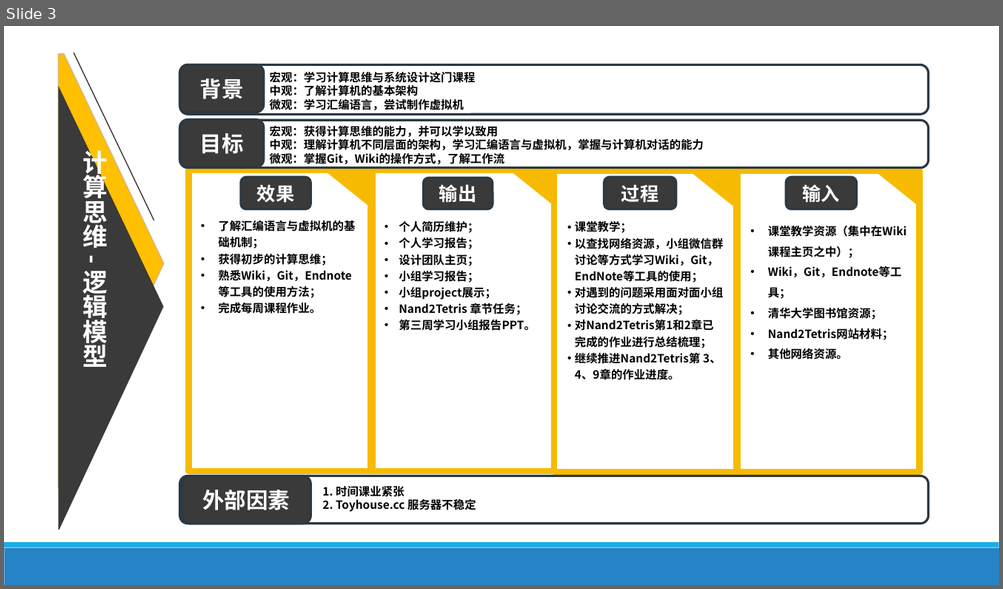
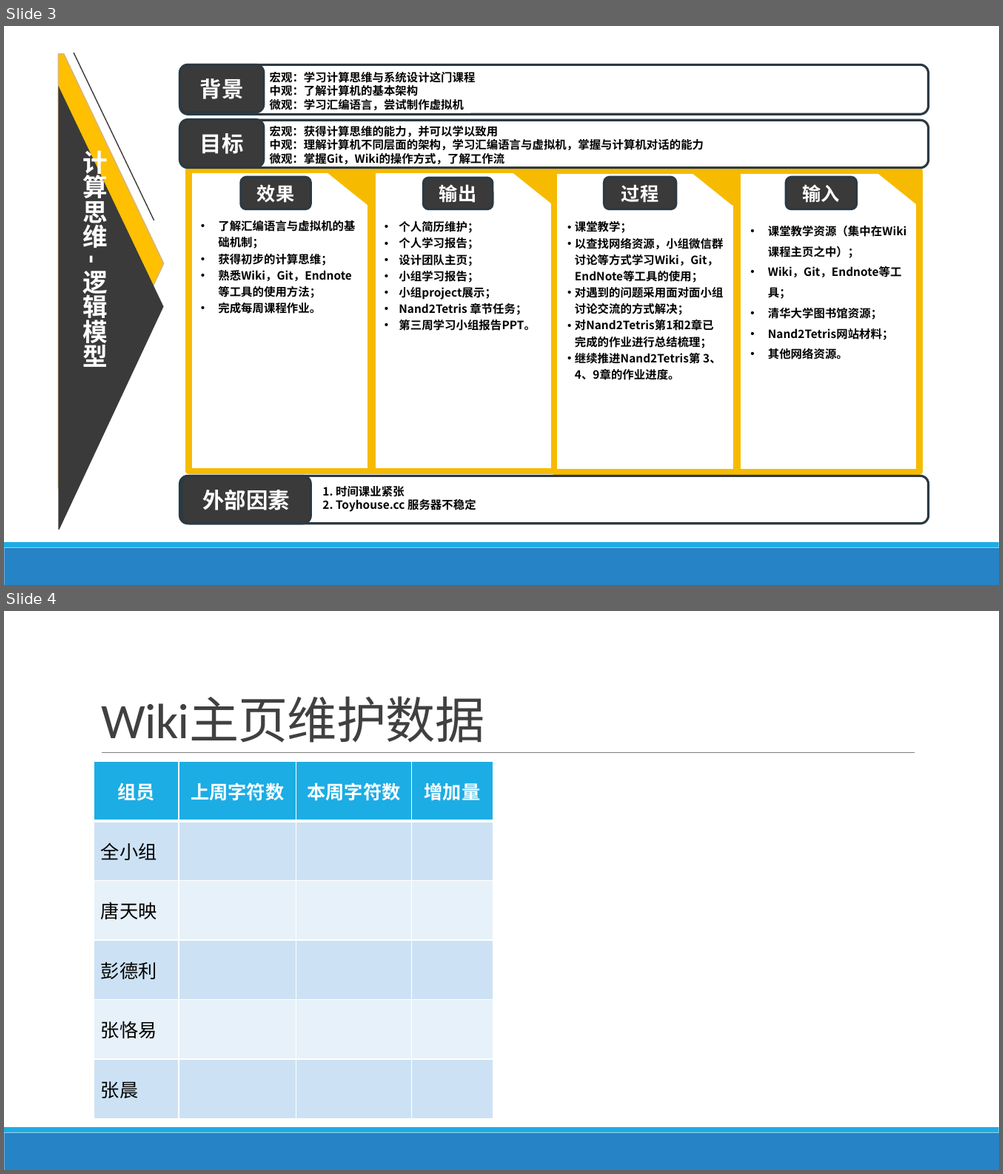
Before and after one commit to jisuansiwei2017/SDCT-2017-Fall, a slide deck: weekly_report/group3/week3.pptx. Shown one above the other, each under a label of ours: slide 3 before the commit, slides 3 and 4 after it. The pictures are 1003x589 and 1003x1174 pixels, drawn with LibreOffice and Linux fonts; fonts in the diff are those of the drawing. Boxes give left, top, right and bottom in pixels: in the first picture for what was removed or moved away, otherwise in the second. Text is boxed around its words. In the diff, an @@ line names an element or a change of style, - is before the commit and + after.

```diff
--- a/weekly_report/group3/week3.pptx
+++ b/weekly_report/group3/week3.pptx
@@ slide 4 added at <box>4,611,999,1170</box>, background #FFFFFF; not listed: 2 template elements that a slide beside it also shows @@
@@ title added at <box>101,698,485,743</box>, 48 pt, text #404040 @@
+Wiki主页维护数据
@@ table added at <box>94,762,492,1119</box>, 6 rows, 4 columns @@
+组员 | 上周字符数 | 本周字符数 | 增加量
+全小组 |  |  | 
+唐天映 |  |  | 
+彭德利 |  |  | 
+张恪易 |  |  | 
+张晨 |  |  | 
@@ line added from (102, 753) to (915, 753), #808080 0.5 pt @@
```
Also in this commit, not shown: 4 other slides added.
